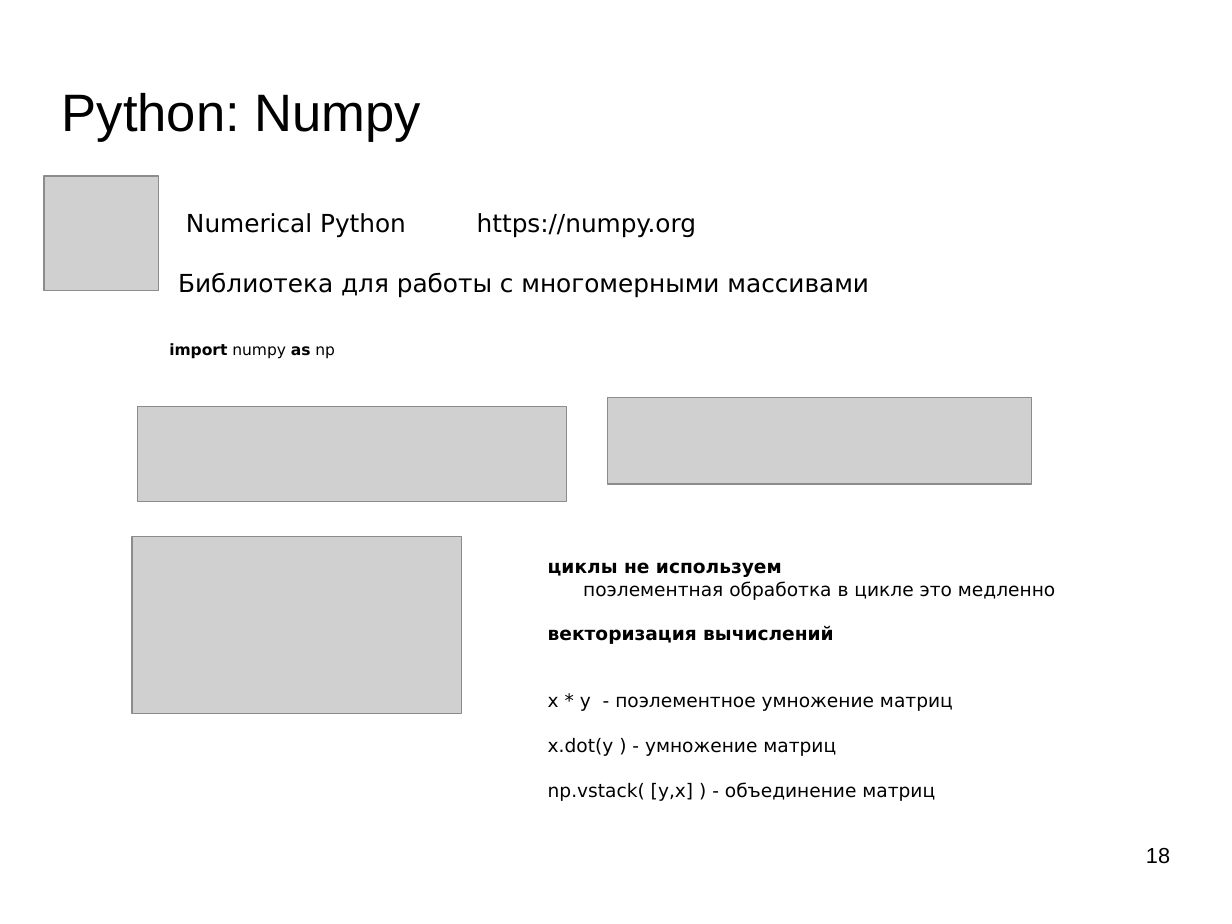
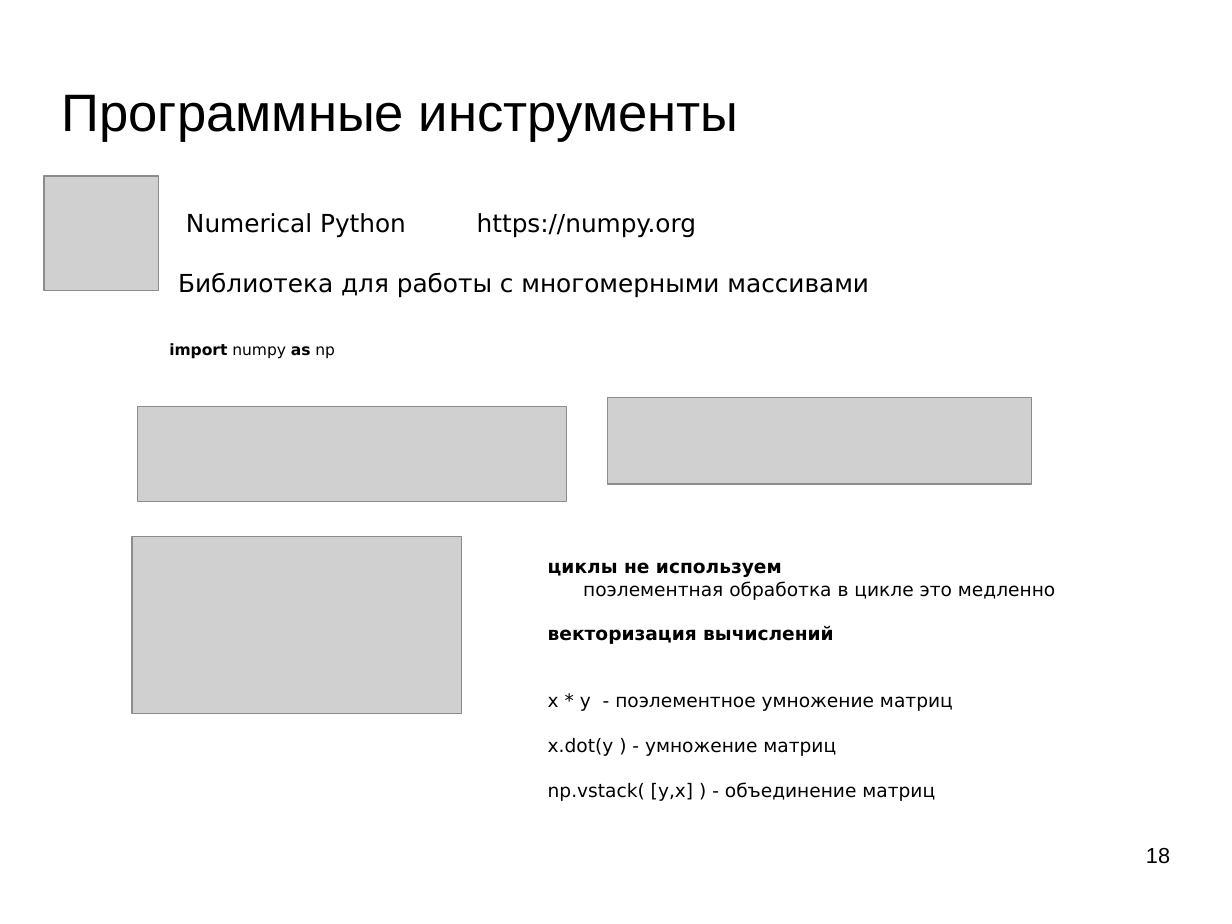
Before and after one commit to mechanoid5/ml_lectorium_2026_I, a slide deck: slide 18 of 04-eda.odp. Drawn at 1232x924 pixels with LibreOffice and Linux fonts; fonts in the diff are those of the drawing; grey boxes stand for pictures; background and template pictures are left out. Boxes give left, top, right and bottom in pixels: in the first picture for what was removed or moved away, otherwise in the second. Text is boxed around its words. In the diff, an @@ line names an element or a change of style, - is before the commit and + after.

```diff
--- a/04-eda.odp
+++ b/04-eda.odp
@@ title at (62,94,739,141): text changed @@
-Python: Numpy
+Программные инструменты
```
Also in this commit, not shown: 13 other slides changed, 2 other files.
